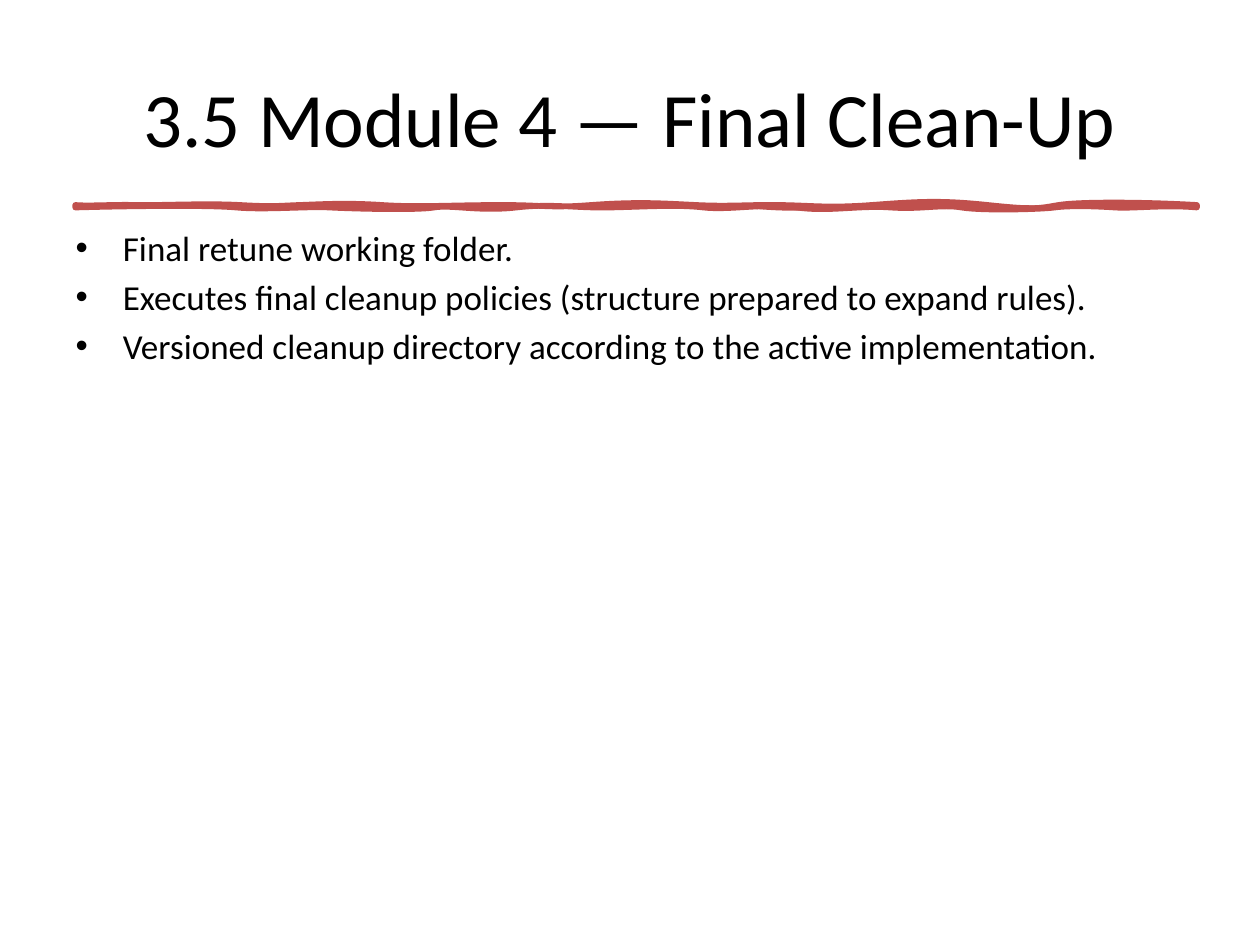
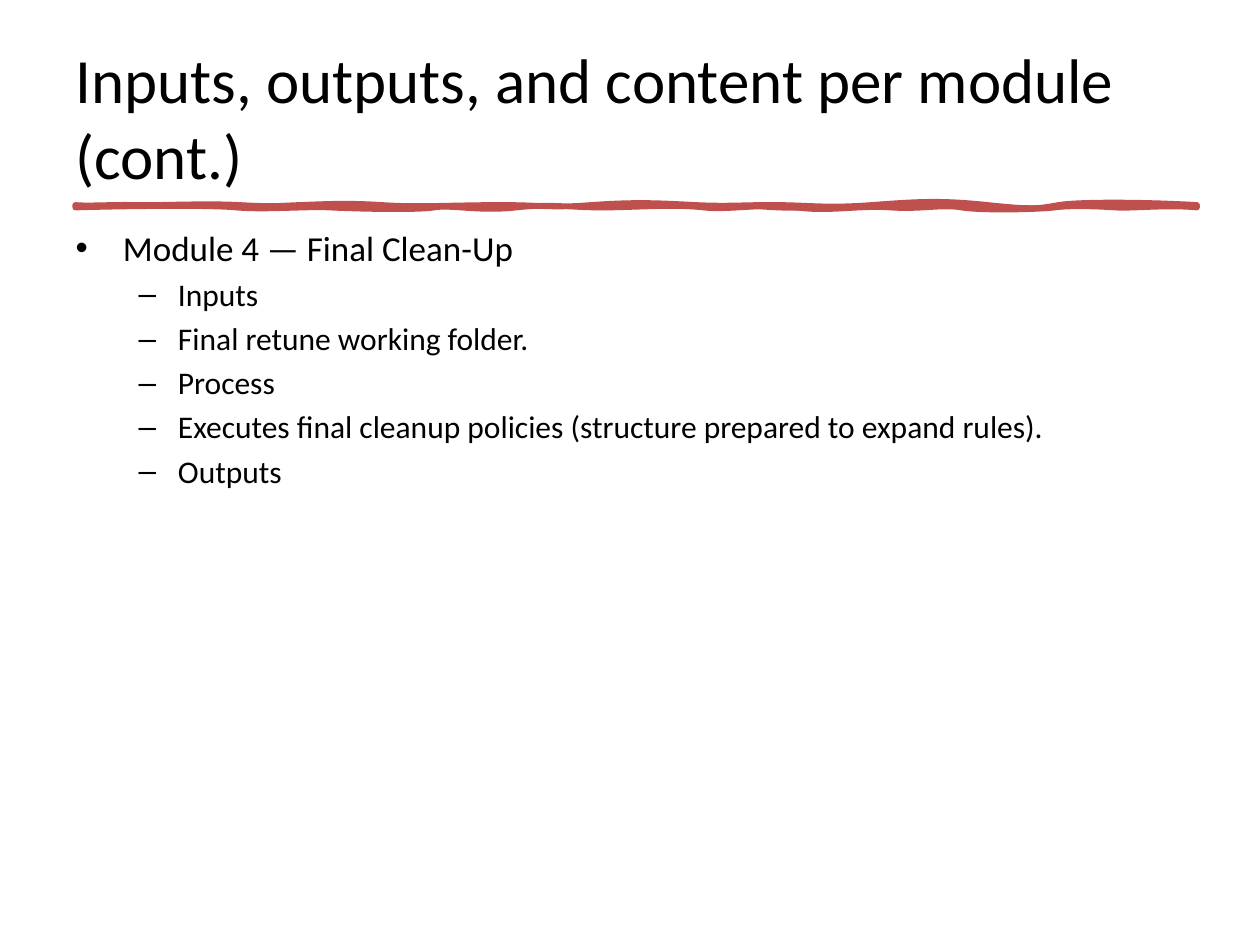
Before and after one commit to jaimetur/SSB_RetuningAutomations, a slide deck: slide 20 of help/SSB-Retuning-Automations-User-Guide-v0.7.1.pptx (slide 8 before the commit). Drawn at 1260x945 pixels with LibreOffice and Linux fonts; fonts in the diff are those of the drawing. Boxes give left, top, right and bottom in pixels: in the first picture for what was removed or moved away, otherwise in the second. Text is boxed around its words. In the diff, an @@ line names an element or a change of style, - is before the commit and + after.

```diff
--- a/help/SSB-Retuning-Automations-User-Guide-v0.7.1.pptx
+++ b/help/SSB-Retuning-Automations-User-Guide-v0.7.1.pptx
@@ title at (76,59,1113,188): text changed; size 44 to 36 pt @@
-3.5 Module 4 — Final Clean-Up
+Inputs, outputs, and content per module (cont.)
@@ text at (123,236,513,311): paragraphs added @@
+• Module 4 — Final Clean-Up
+  – Inputs
@@ text at (178,328,1043,443): size 20 to 18 pt in "Final retune working folder.", "Executes final cleanup policies (structure prepared to ..."; bullet • to –; list level 1 to 2 in "Final retune working folder."; list level 1 to 2 in "Executes final cleanup policies (structure ..." @@
@@ text at (178,373,275,395): paragraph added @@
+  – Process
@@ text at (178,462,282,488): text changed; size 20 to 18 pt @@
-• Versioned cleanup directory according to the active implementation.
+  – Outputs
```
Also in this commit, not shown: 6 other slides changed, 34 slides added, 1 slide removed, 5 other files.
